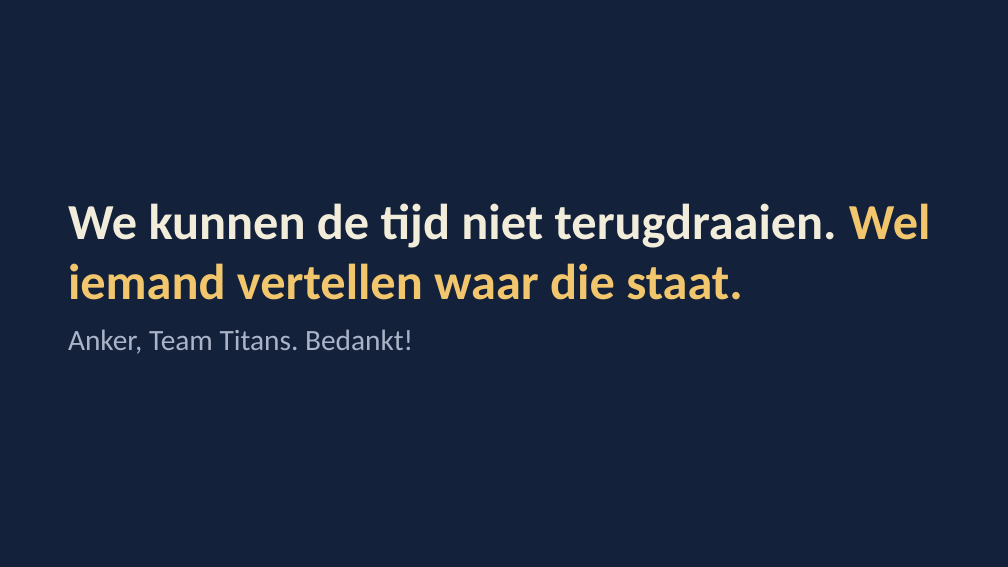
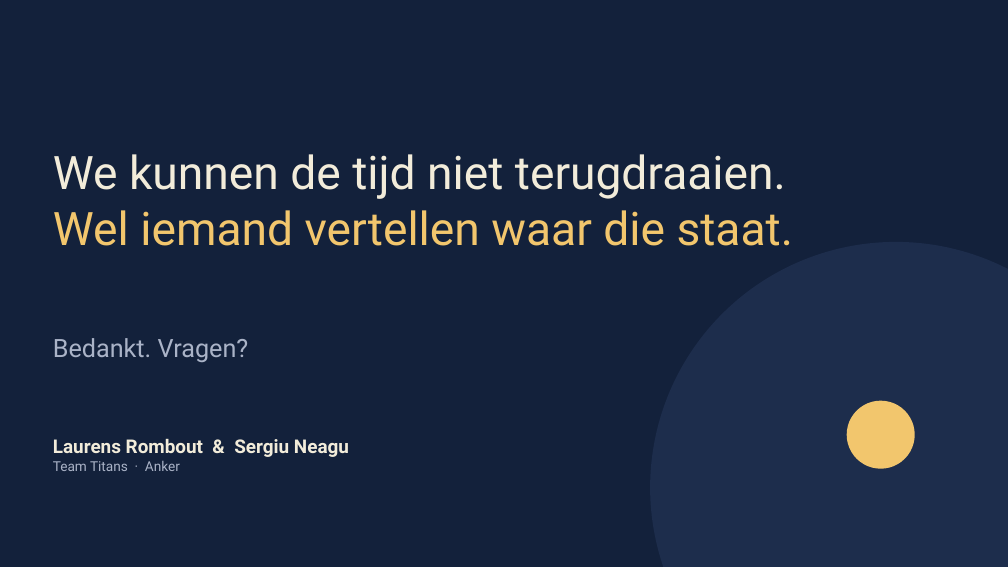
Before and after one commit to sergiuNE/Titans---Hack_The_Future, a slide deck: slide 14 of Documentation/Anker-pitch.pptx (slide 12 before the commit). Drawn at 1008x567 pixels with LibreOffice and Linux fonts; fonts in the diff are those of the drawing. Boxes give left, top, right and bottom in pixels: in the first picture for what was removed or moved away, otherwise in the second. Text is boxed around its words. In the diff, an @@ line names an element or a change of style, - is before the commit and + after.

```diff
--- a/Documentation/Anker-pitch.pptx
+++ b/Documentation/Anker-pitch.pptx
@@ text "We kunnen de tijd niet ..." at box(53, 154, 793, 246): vertical alignment bottom to top @@
@@ text at box(53, 154, 793, 246): text changed; size 48 to 44 pt; font Calibri to Roboto; bold off @@
-We kunnen de tijd niet terugdraaien. Wel iemand vertellen waar die staat.
+We kunnen de tijd niet terugdraaien.
+Wel iemand vertellen waar die staat.
@@ ellipse added at box(650, 242, 1008, 567), fill #1D2D4C @@
@@ text removed at box(68, 329, 413, 354) @@
-Anker, Team Titans. Bedankt!
@@ text added at box(53, 338, 249, 362), 24 pt, text #AAB3C7 @@
+Bedankt. Vragen?
@@ ellipse added at box(847, 401, 915, 469), fill #F2C66D @@
@@ text added at box(53, 439, 349, 471), 18 pt, text #F2ECDA, bold @@
+Laurens Rombout & Sergiu Neagu
+Team Titans · Anker
```
Also in this commit, not shown: 10 other slides changed, 3 slides added, 1 slide removed, 12 other files.
